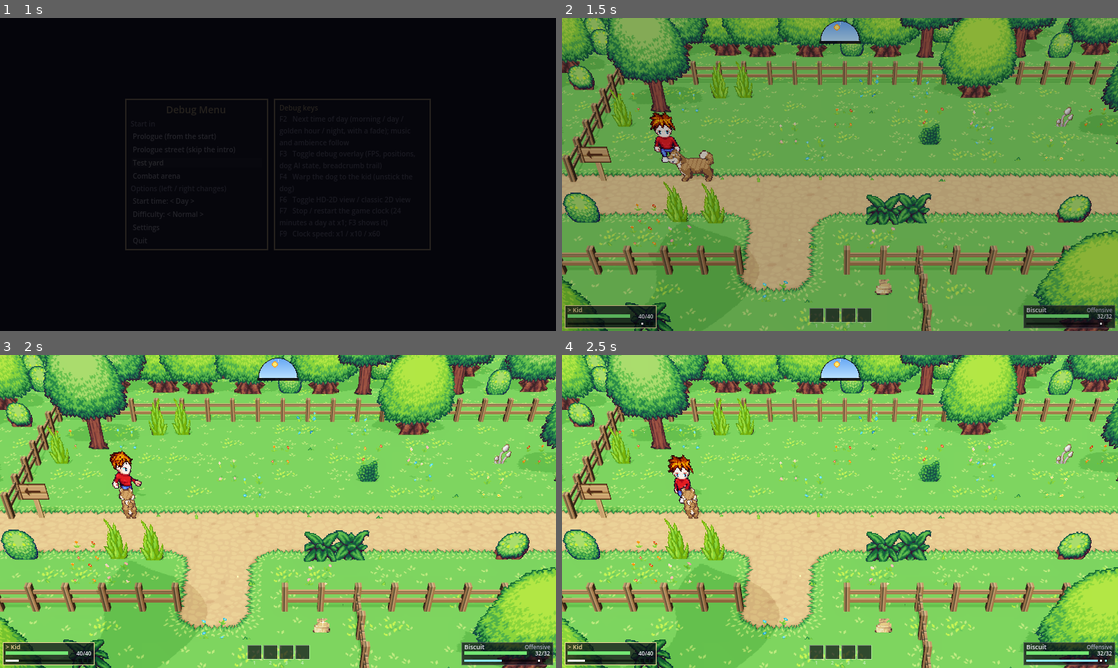
Above: before the commit, frames 1-4 (two rows, left to right).
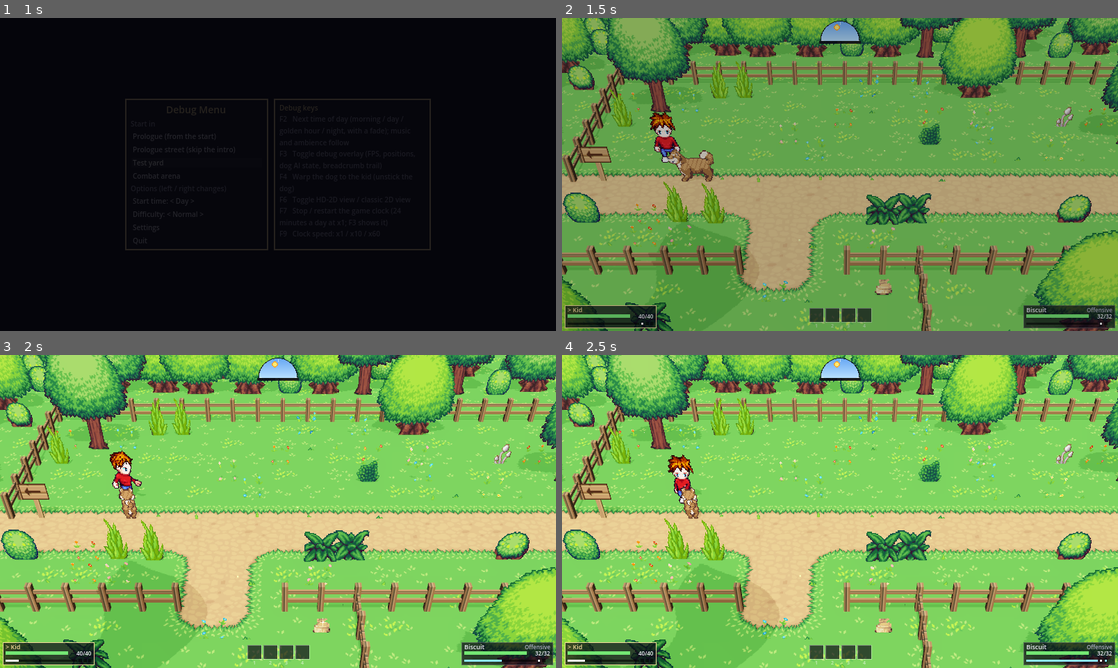
Above: after the commit, the same moments.

Repository: Er2oneousbit/evermore2
Game: Godot game, scene res://ui/debug_menu/debug_menu.tscn
Two runs of this game, one before a commit and one after it. Both use one fixed random seed, a clock stepped at 60 frames per second and the inputs below.
Inputs (mouse positions are in pixels of both pictures, inside the frame that each line leads up to):
- Up to frame 1 (1 s): click "Test yard" at 0.5 s
- Up to frame 2 (1.5 s): tap Enter at 1.25 s; move the mouse to (962, 158) at 1.27 s; hold D (move_right) from 1.28 s (still down); hold J (attack) from 1.28 s (still down); click (962, 158) at 1.42 s
- Up to frame 3 (2 s): keep holding D (move_right); keep holding J (attack); tap Space at 1.52, 1.82 s
- Up to frame 4 (2.5 s): move the mouse to (728, 527) at 2.02 s; release D (move_right) at 2.03 s; release J (attack) at 2.03 s; hold S (move_down) from 2.03 s (still down); tap E (interact) at 2.1 s; tap Space at 2.27 s

Frame 1 is identical in both runs. In frame 2, 0.1% of the frame differs, in the area x 1-100%, y 0-100%; in frame 3, 0.1%; in frame 4, 0.2%.

Commit message:
Groves stop flickering (per-row prop depth steps), idle stands still
Why: neighbouring oaks on one row (or within the map's 2 px y jitter) had equal
depth, so overlapping canopies z-fought as the camera moved. Measured in the
combat arena: 205 equal-depth overlapping quad pairs of 2543; 0 after giving each
prop in a row a 1 mm step by x (max 1.4 cm, prop<dog<kid unchanged). Idle: owner
removed breathing; idle/combat_idle are one still frame, bob code deleted.

Co-Authored-By: Claude Opus 5.5 <noreply@anthropic.com>

Diff:
--- a/systems/animation/directional_sprite.gd
+++ b/systems/animation/directional_sprite.gd
@@ -71,8 +71,6 @@
 var _time := 0.0
 var _finished := false
 var _shadow: Sprite2D
-## The vertical bob (px) currently added to `offset` by an animation's "bob".
-var _bob_applied := 0.0
 
 
 func _ready() -> void:
@@ -180,14 +178,5 @@
 	var a: Dictionary = anims[current]
 	var row: int = a["row"] + (0 if a.get("one_dir", false) else dir_rows[int(dir)])
 	frame_coords = Vector2i(a["frames"][_frame_index], row)
-	# Optional per-frame vertical bob (px, whole sprite). Applied as a delta so
-	# actors that set `offset` themselves (hops, falls) keep working.
-	var bobs: Array = a.get("bob", [])
-	var want := float(bobs[_frame_index]) if _frame_index < bobs.size() else 0.0
-	if want != _bob_applied:
-		offset.y += want - _bob_applied
-		_bob_applied = want
-		if _shadow:
-			_shadow.offset = offset
 	if _shadow:
 		_shadow.frame_coords = frame_coords
--- a/systems/animation/lpc_sprite.gd
+++ b/systems/animation/lpc_sprite.gd
@@ -38,13 +38,14 @@
 ## animations use row + Dir. `frames` lists the columns to play, in order.
 ## `one_dir` = the sheet only has one row for it (hurt, climb).
 const ANIMS := {
-	# Breathing is a 1 px bob of the whole sprite (`bob`: y px per frame). The
-	# sheet's own breathing frame (column 1) lifts the shirt off the trousers
-	# and shows a strip of belly on every character, so it is never played.
-	&"idle":       {"row": 22, "frames": [0, 0], "bob": [0, -1], "fps": 1.25, "loop": true},
+	# Idle is one still frame (owner, 2026-10-09: no breathing). The sheet's own
+	# breathing frame (column 1) lifts the shirt off the trousers and shows a
+	# strip of belly on every character, and the 1 px bob that replaced it was
+	# removed too. ROADMAP: a better idle animation.
+	&"idle":       {"row": 22, "frames": [0], "fps": 1.25, "loop": true},
 	&"walk":       {"row": 8,  "frames": [1, 2, 3, 4, 5, 6, 7, 8], "fps": 10.0, "loop": true},
 	&"run":        {"row": 38, "frames": [0, 1, 2, 3, 4, 5, 6, 7], "fps": 12.0, "loop": true},
-	&"combat_idle": {"row": 42, "frames": [0, 0], "bob": [0, -1], "fps": 1.5, "loop": true},
+	&"combat_idle": {"row": 42, "frames": [0], "fps": 1.5, "loop": true},
 	&"slash":      {"row": 12, "frames": [0, 1, 2, 3, 4, 5], "fps": 14.0, "loop": false},
 	# The slash played backwards: a backhand. The LPC club is drawn for it.
 	&"slash_reverse": {"row": 12, "frames": [5, 4, 3, 2, 1, 0], "fps": 14.0, "loop": false},
--- a/systems/hd2d/hd_view.gd
+++ b/systems/hd2d/hd_view.gd
@@ -46,6 +46,13 @@
 ## in_beam(): anything this close to the kid's feet (m) counts as lit.
 const BEAM_NEAR_M := 0.4
 const PROP_DEPTH_BIAS := -0.03
+## Props on the same row (or within a pixel of it, the map's jitter) overlap in
+## depth too: two oak canopies side by side were coplanar and flickered as the
+## camera moved (owner, 2026-10-09). Each prop in a row steps a further
+## PROP_ROW_STEP behind PROP_DEPTH_BIAS, in order of x, wrapping after
+## PROP_ROW_SLOTS. The whole range stays far smaller than the gap to the dog.
+const PROP_ROW_STEP := 0.001
+const PROP_ROW_SLOTS := 14
 const KID_DEPTH_BIAS := 0.02
 const NPC_DEPTH_BIAS := 0.015
 const DOG_DEPTH_BIAS := 0.01
@@ -430,6 +437,7 @@
 	var shops := Node3D.new()
 	shops.name = "Shops"
 	add_child(shops)
+	var row_offsets := _prop_row_offsets()
 	for p in _world2d.get_children():
 		if not (p is Prop) or p.data == null or p.data.texture == null:
 			continue
@@ -457,11 +465,34 @@
 			mi.scale = Vector3(flip, 1.0, 1.0)
 			mi.cast_shadow = GeometryInstance3D.SHADOW_CASTING_SETTING_OFF
 		else:
-			mi.position = to3(p.global_position) + Vector3(0.0, 0.0, PROP_DEPTH_BIAS)
+			mi.position = to3(p.global_position) + Vector3(0.0, 0.0, PROP_DEPTH_BIAS + row_offsets.get(p.get_instance_id(), 0.0))
 			mi.scale = Vector3(flip, _y_scale, 1.0)
 		mi.layers = PROP_LAYER
 		holder.add_child(mi)
 		_prop_count += 1
+
+
+## Extra depth (negative, meters) for every upright prop so no two in a row
+## share a depth: props are grouped by base y and numbered along x.
+func _prop_row_offsets() -> Dictionary:
+	var rows := {}
+	for p in _world2d.get_children():
+		if not (p is Prop) or p.data == null or p.data.texture == null:
+			continue
+		if p.data.ground_decal or ShopBuilding3D.STYLES.has(p.data.resource_path.get_file().get_basename()):
+			continue
+		var key := roundi(p.global_position.y)
+		if not rows.has(key):
+			rows[key] = []
+		rows[key].append(p)
+	var out := {}
+	for key in rows:
+		var row: Array = rows[key]
+		row.sort_custom(func(a: Node2D, b: Node2D) -> bool:
+			return a.global_position.x < b.global_position.x 					or (a.global_position.x == b.global_position.x and a.get_index() < b.get_index()))
+		for i in row.size():
+			out[row[i].get_instance_id()] = -PROP_ROW_STEP * float(i % PROP_ROW_SLOTS)
+	return out
 
 
 ## The Shop whose stall stands at this base point (null if none).
--- a/tests/smoke_hd.gd
+++ b/tests/smoke_hd.gd
@@ -139,6 +139,7 @@
 	for e in get_tree().get_nodes_in_group("enemy"):
 		e.queue_free()
 	var arena_kid: Kid = arena.get_node("Yard/World/Kid")
+	_check_prop_depths(arena.get_node("HdView"))
 	await _check_edges(arena.get_node("Yard"), arena_kid, "arena (short map), HD-2D")
 	arena.queue_free()
 	await _frames(2)
@@ -150,6 +151,33 @@
 		for f in _failures:
 			printerr("[TEST] FAIL  ", f)
 		get_tree().quit(1)
+
+
+## No two upright prop quads whose canopies overlap on screen may share a
+## depth (z-fighting: the arena's oak groves flickered as the camera moved), and
+## every prop still stands behind the dog (props < dog < kid is unchanged).
+func _check_prop_depths(hd: HdView) -> void:
+	var props := hd.get_node("Props").get_children()
+	var ties := 0
+	for i in props.size():
+		var a := props[i] as MeshInstance3D
+		if a.rotation.x != 0.0:
+			continue  # lily pads lie flat
+		var ba := a.mesh.get_aabb()
+		for j in range(i + 1, props.size()):
+			var b := props[j] as MeshInstance3D
+			if b.rotation.x != 0.0 or absf(a.position.z - b.position.z) > 0.0005:
+				continue
+			var bb := b.mesh.get_aabb()
+			var ax0 := a.position.x + ba.position.x * absf(a.scale.x)
+			var bx0 := b.position.x + bb.position.x * absf(b.scale.x)
+			if minf(ax0 + ba.size.x * absf(a.scale.x), bx0 + bb.size.x * absf(b.scale.x)) - maxf(ax0, bx0) > 0.05:
+				ties += 1
+	_check(props.size() > 500, "arena should have hundreds of prop quads, got %d" % props.size())
+	_check(ties == 0, "%d pairs of overlapping prop quads share a depth (z-fighting)" % ties)
+	var spread := HdView.PROP_ROW_STEP * float(HdView.PROP_ROW_SLOTS)
+	_check(spread < (HdView.DOG_DEPTH_BIAS - HdView.PROP_DEPTH_BIAS) * 0.5,
+			"prop row offsets (%.3f m) must stay well under the prop/dog gap" % spread)
 
 
 ## Each stall is a 3D building: walls, roof, counter, sign, casting
--- a/tests/smoke_visuals.gd
+++ b/tests/smoke_visuals.gd
@@ -9,8 +9,8 @@
 #          3. Prop: base point lands on the origin (also when flipped),
 #             footprint/occluder/sway get built only when asked for
 #          4. Idle never plays the sheet's breathing frame (it opens a strip of
-#             belly between shirt and trousers on every character); breathing
-#             is a 1 px bob of the whole sprite instead
+#             belly between shirt and trousers on every character); idle is one
+#             still frame, no bob (owner removed breathing)
 #          5. Sway data: rocks never sway; reeds, tufts and wildflowers do
 #
 # RUN:   godot --headless --path . --fixed-fps 60 res://tests/smoke_visuals.tscn
@@ -244,8 +244,7 @@
 			sabotage_seen += 1
 	_check(sabotage_seen >= 4, "the belly detector only saw the gap on %d of 6 breathing frames" % sabotage_seen)
 
-	# The bob: idle alternates the sprite 0 / -1 px, and any other animation
-	# puts it back exactly.
+	# Idle stands still: one frame, the offset never changes.
 	var s := LpcSprite.new()
 	s.texture = KID_SHEET
 	s.autoplay = &""
@@ -257,7 +256,10 @@
 		s._process(1.0 / 30.0)
 		seen[s.offset.y - base_y] = true
 		_check(s.frame_coords.x == 0, "idle showed sheet column %d" % s.frame_coords.x)
-	_check(seen.has(0.0) and seen.has(-1.0) and seen.size() == 2, "idle should bob 0 / -1 px, saw %s" % [seen.keys()])
+	_check(seen.size() == 1 and seen.has(0.0), "idle must not move the sprite, saw offsets %s" % [seen.keys()])
+	for anim: StringName in [&"idle", &"combat_idle"]:
+		_check(LpcSprite.ANIMS[anim]["frames"].size() == 1 and not LpcSprite.ANIMS[anim].has("bob"),
+				"%s must be a single still frame" % anim)
 	s.play(&"walk", Vector2.DOWN)
 	_check(s.offset.y == base_y, "walk must restore the offset (%.1f vs %.1f)" % [s.offset.y, base_y])
 	s.queue_free()
Not shown, changed: docs/ROADMAP.md
